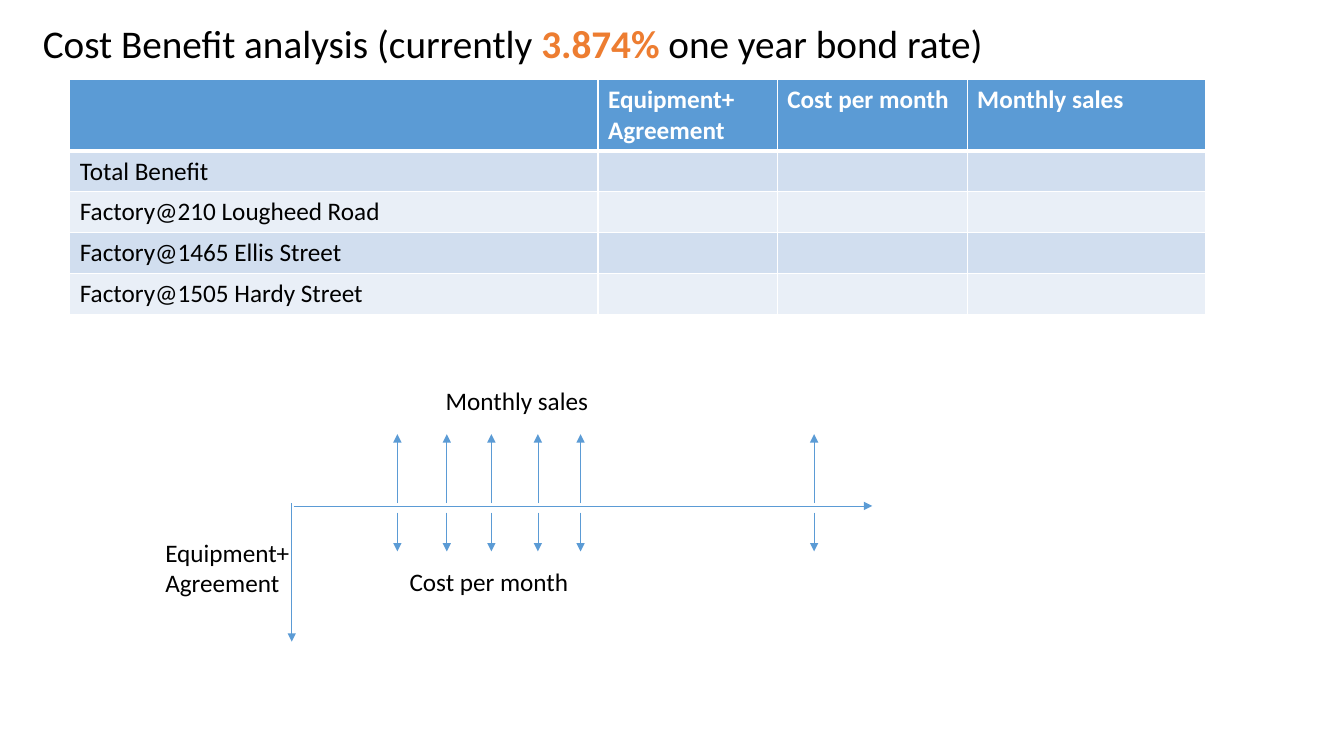
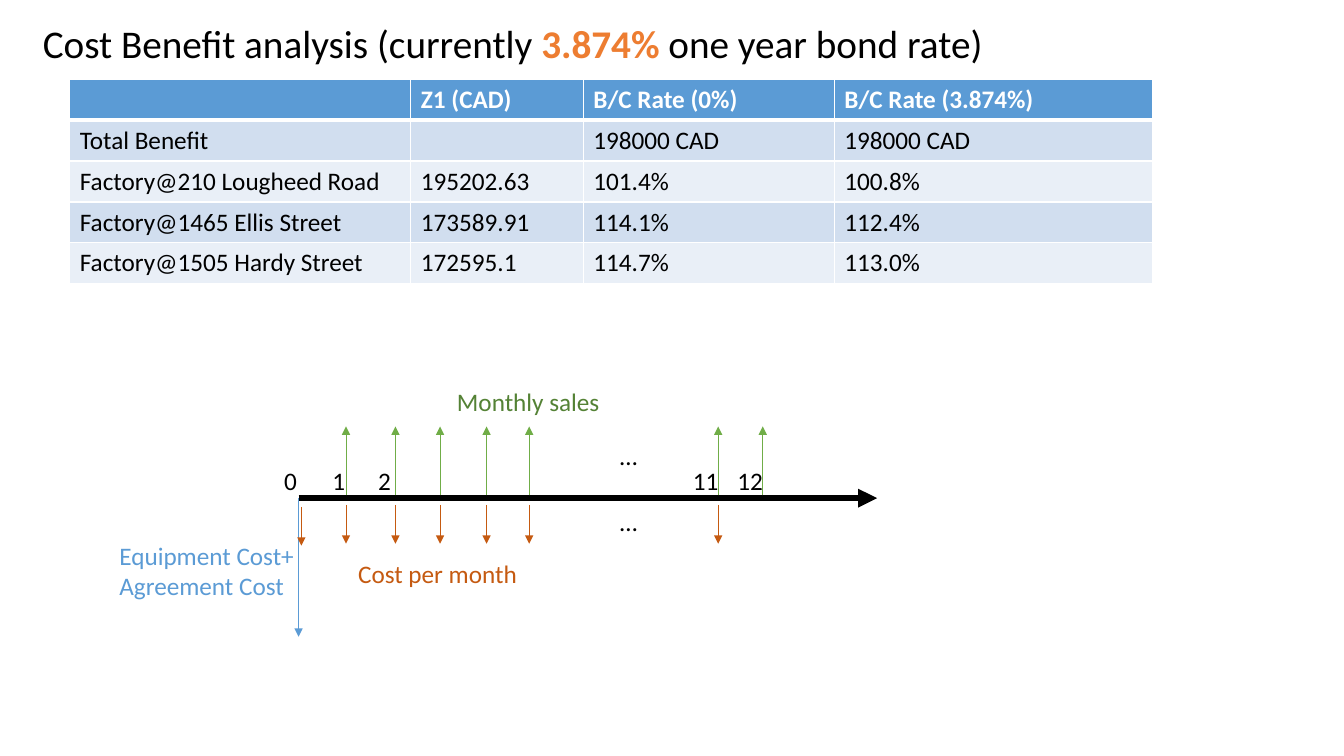
Before and after one commit to shadowdkm/ENGR544_LCA, a slide deck: slide 4 of Project2/cost benefit.pptx. Drawn at 1344x756 pixels with LibreOffice and Linux fonts; fonts in the diff are those of the drawing. Boxes give left, top, right and bottom in pixels: in the first picture for what was removed or moved away, otherwise in the second. Text is boxed around its words. In the diff, an @@ line names an element or a change of style, - is before the commit and + after.

```diff
--- a/Project2/cost benefit.pptx
+++ b/Project2/cost benefit.pptx
@@ table at (x1=70, y1=80, x2=1151, y2=284) @@
-row 1:  | Equipment+ Agreement | Cost per month | Monthly sales
+row 1:  | Z1 (CAD) | B/C Rate (0%) | B/C Rate (3.874%)
-row 2, column 3: 
+row 2, column 3: 198000 CAD
-row 2, column 4: 
+row 2, column 4: 198000 CAD
-row 3: Factory@210 Lougheed Road |  |  | 
+row 3: Factory@210 Lougheed Road | 195202.63 | 101.4% | 100.8%
-row 4: Factory@1465 Ellis Street |  |  | 
+row 4: Factory@1465 Ellis Street | 173589.91 | 114.1% | 112.4%
-row 5: Factory@1505 Hardy Street |  |  | 
+row 5: Factory@1505 Hardy Street | 172595.1 | 114.7% | 113.0%
@@ table resized from (x1=70, y1=80, x2=1206, y2=314) to (x1=70, y1=80, x2=1151, y2=284) @@
@@ text "Monthly sales" moved from (x1=446, y1=392, x2=588, y2=414) to (x1=457, y1=393, x2=599, y2=415) @@
@@ text "Monthly sales" at (x1=457, y1=393, x2=599, y2=415): text colour #000000 to #548235 @@
@@ arrow (346, 495) - (346, 426): stroke #5B9BD5 0.5 pt to #70AD47 0.5 pt @@
@@ arrow (395, 495) - (395, 426): stroke #5B9BD5 0.5 pt to #70AD47 0.5 pt @@
@@ arrow (441, 495) - (441, 426): stroke #5B9BD5 0.5 pt to #70AD47 0.5 pt @@
@@ arrow (487, 495) - (487, 426): stroke #5B9BD5 0.5 pt to #70AD47 0.5 pt @@
@@ arrow (529, 495) - (529, 426): stroke #5B9BD5 0.5 pt to #70AD47 0.5 pt @@
@@ text added at (x1=610, y1=436, x2=648, y2=476), 18 pt, text #000000 @@
+…
@@ arrow added from (718, 495) to (718, 426), #70AD47 0.5 pt @@
@@ 11 arrows, 1 text moved together from (x1=397, y1=435, x2=815, y2=595) to (x1=346, y1=426, x2=763, y2=587) @@
@@ arrow (763, 495) - (763, 426): stroke #5B9BD5 0.5 pt to #70AD47 0.5 pt @@
@@ text added at (x1=284, y1=473, x2=297, y2=490), 18 pt, text #000000 @@
+0
@@ text added at (x1=332, y1=473, x2=345, y2=497), 18 pt, text #000000 @@
+1
@@ text added at (x1=378, y1=473, x2=391, y2=497), 18 pt, text #000000 @@
+2
@@ text added at (x1=693, y1=470, x2=719, y2=497), 18 pt, text #000000 @@
+11
@@ text added at (x1=737, y1=470, x2=763, y2=497), 18 pt, text #000000 @@
+12
@@ arrow moved from (291, 503) - (291, 642) to (298, 498) - (298, 637) @@
@@ arrow moved from (293, 506) - (872, 506) to (298, 498) - (877, 498) @@
@@ arrow (298, 498) - (877, 498): stroke #5B9BD5 0.5 pt to #000000 4.5 pt @@
@@ arrow moved from (815, 513) - (815, 552) to (301, 507) - (301, 545) @@
@@ arrow (301, 507) - (301, 545): stroke #5B9BD5 0.5 pt to #C55A11 0.5 pt @@
@@ arrow (346, 505) - (346, 543): stroke #5B9BD5 0.5 pt to #C55A11 0.5 pt @@
@@ arrow (395, 505) - (395, 543): stroke #5B9BD5 0.5 pt to #C55A11 0.5 pt @@
@@ arrow (441, 505) - (441, 543): stroke #5B9BD5 0.5 pt to #C55A11 0.5 pt @@
@@ arrow (487, 505) - (487, 543): stroke #5B9BD5 0.5 pt to #C55A11 0.5 pt @@
@@ arrow (529, 505) - (529, 543): stroke #5B9BD5 0.5 pt to #C55A11 0.5 pt @@
@@ text added at (x1=610, y1=501, x2=648, y2=541), 18 pt, text #000000 @@
+…
@@ arrow added from (718, 505) to (718, 543), #C55A11 0.5 pt @@
@@ text at (x1=119, y1=547, x2=294, y2=600): text changed; text colour #000000 to #5B9BD5 @@
-Equipment+
-Agreement
+Equipment Cost+
+Agreement Cost
@@ text "Cost per month" at (x1=358, y1=565, x2=517, y2=587): text colour #000000 to #C55A11 @@
```
Also in this commit, not shown: 2 other slides changed, 2 other files.
